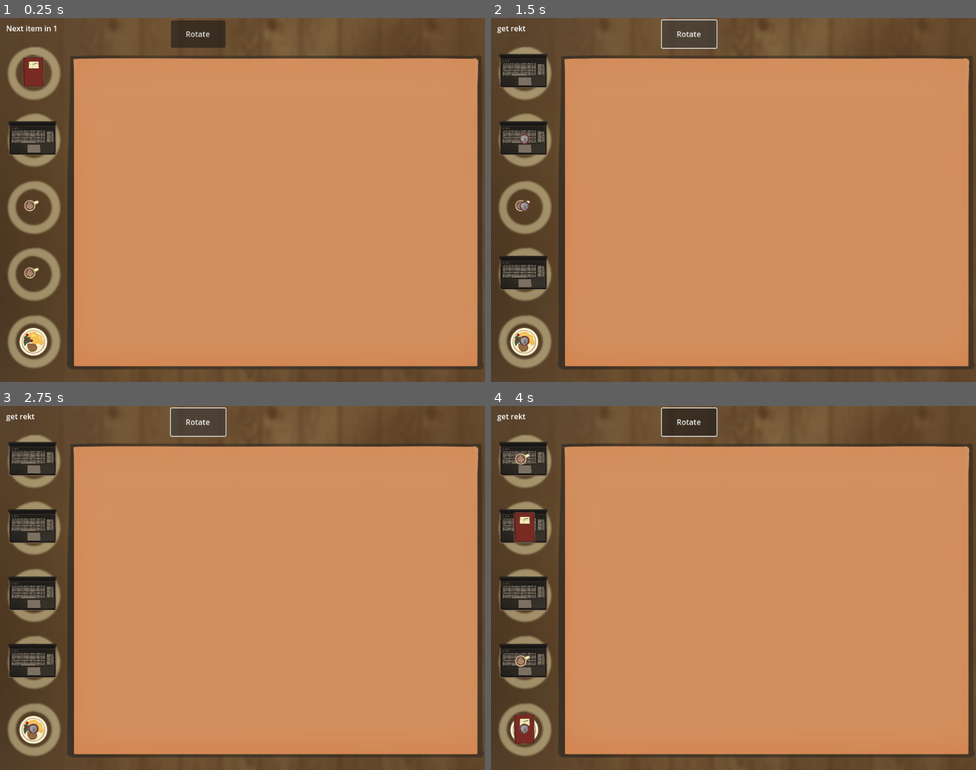
Above: before the commit, frames 1-4 (two rows, left to right).
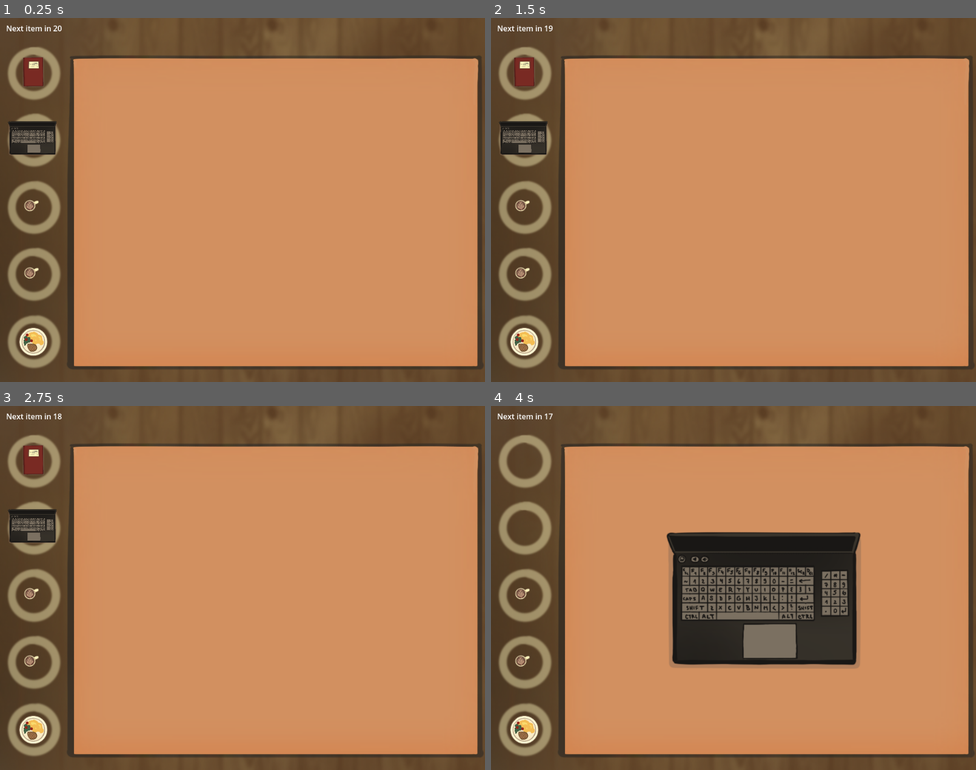
Above: after the commit, the same moments.

Repository: Nekaque/GJTraining
Game: Godot game, scene res://scenes/main.tscn
Same seed, same stepped clock (60 frames per second), same inputs: the game is played once before the commit and once after it.
Inputs (mouse positions are in pixels of both pictures, inside the frame that each line leads up to):
- Up to frame 1 (0.25 s): no input
- Up to frame 2 (1.5 s): click (689, 32) at 0.5 s, where only the run before the commit has a clickable "Rotate"; click (689, 32) at 1.25 s, where only the run before the commit has a clickable "Rotate"
- Up to frame 3 (2.75 s): click (198, 420) at 2 s, where only the run before the commit has a clickable "Rotate"
- Up to frame 4 (4 s): tap Enter at 2.75 s; drag from (524, 460) to (767, 598) at 2.77 s; drag from (524, 526) to (767, 598) at 3.52 s

The runs differ from the first frame. In frame 1, 0.9% of the frame differs, in the area x 11-47%, y 0-9%; in frame 2, 2.9%; in frame 3, 3.7%; in frame 4, 20%, in the area x 1-77%, y 0-93%.

Commit message:
camera shake done

Diff:
--- a/scenes/item.tscn
+++ b/scenes/item.tscn
@@ -55,6 +55,7 @@
 shape = SubResource("RectangleShape2D_6muww")
 
 [node name="CoffeeCollider" type="CollisionShape2D" parent="."]
+visible = false
 position = Vector2(-7, -7.45061e-09)
 rotation = -0.0742677
 shape = SubResource("CircleShape2D_d265e")
--- a/scenes/main.tscn
+++ b/scenes/main.tscn
@@ -10,6 +10,9 @@
 
 [node name="Main" type="Node2D"]
 script = ExtResource("1_sugp2")
+
+[node name="Cam" type="Camera2D" parent="."]
+position = Vector2(512, 384)
 
 [node name="Polygon2D" type="Polygon2D" parent="."]
 position = Vector2(33.0829, 44.2947)
@@ -51,18 +54,4 @@
 offset_bottom = 33.0
 theme_override_colors/font_color = Color(1, 1, 1, 1)
 
-[node name="Button" type="Button" parent="."]
-anchors_preset = 5
-anchor_left = 0.5
-anchor_right = 0.5
-offset_left = 361.0
-offset_top = 5.0
-offset_right = 476.0
-offset_bottom = 63.0
-grow_horizontal = 2
-grow_vertical = 2
-size_flags_horizontal = 8
-text = "Rotate"
-
 [connection signal="timeout" from="Timer" to="." method="_on_timer_timeout"]
-[connection signal="pressed" from="Button" to="." method="_on_button_pressed"]
--- a/scripts/main.gd
+++ b/scripts/main.gd
@@ -8,14 +8,16 @@
 var occupied = null
 var collided = 0
 var rest = 0
-var time = 1
+var time = 20
 var end = false
 var max_type = 4
 var random = RandomNumberGenerator.new()
-var probs = [1,2,3,4,5]
+var probs = [1, 2, 3, 4, 5]
+var shake = false
+const max_shake = 5
+const max_roll = 0.5
 @onready var timer = $Timer
 @onready var label = $Label
-
 
 func _ready() -> void:
 	var n = 5
@@ -33,8 +35,12 @@
 	items.append(temp)
 	occupied[i] = true
 
-
 func _process(delta: float) -> void:
+	if shake:
+		var order = 0.3
+		$Cam.rotation = max_roll * order * randfn(-1, 1)
+		$Cam.position = Vector2(512+randfn(-1,1.2)*max_shake*order, 384+randfn(-1,1.2)*max_shake*order)
+	else: $Cam.position = Vector2(512,384)
 	if (!end):
 		if dragging:
 			dragging.position = get_viewport().get_mouse_position()
@@ -61,16 +67,22 @@
 						occupied[dragging.from] = false
 						dragging.from = -1
 						dragging.start_animation()
-				dragging = null
+						shake = true
+						dragging = null
+						var tt = get_tree().create_timer(0.3)
+						await tt.timeout
+						shake = false
+					else: dragging = null
 	if (event.is_action_pressed("rotate") and dragging): dragging.rotate(deg_to_rad(90))
 
 
 func _on_timer_timeout() -> void:
 	var valid = false
 	for i in len(occupied):
-		#if !(occupied[i]):
-		create_item(i)
-			#break
+		if !(occupied[i]):
+			valid = true
+			create_item(i)
+			break
 	if valid:
 		rest = time
 		timer.start(0)
